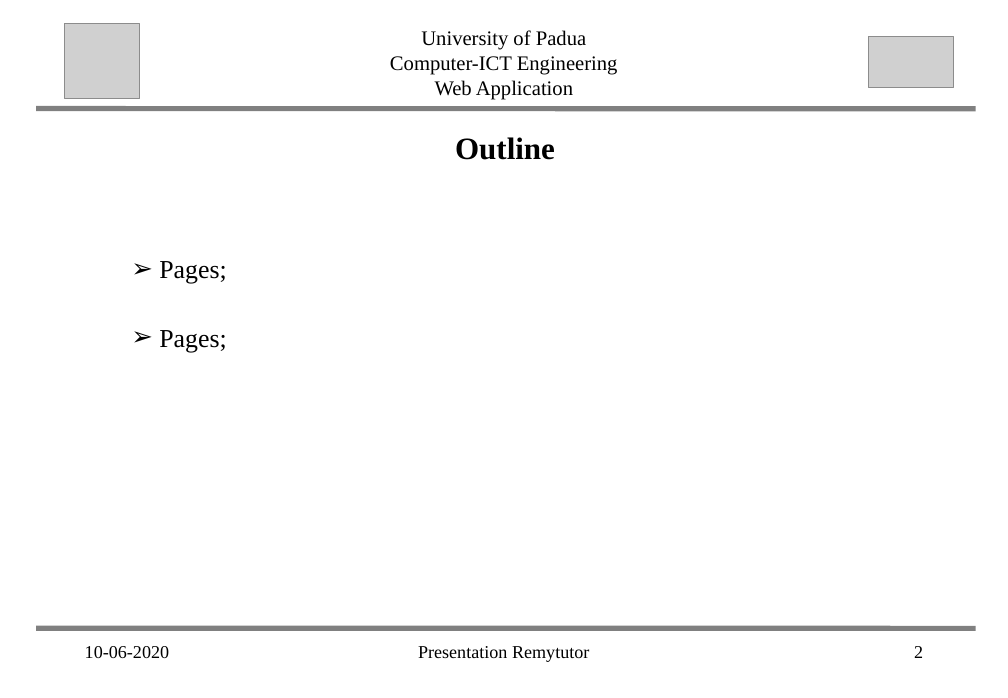
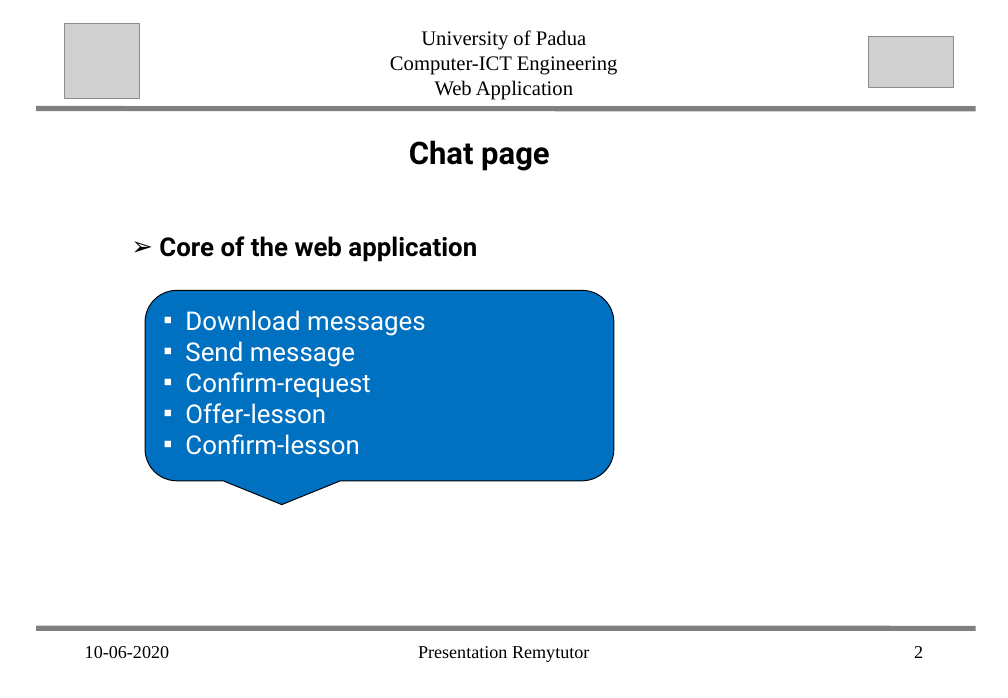
Before and after one commit to abahmadb/Web-Applications, a slide deck: slide 2 of HW2-RemyTutor-2019-2020 - Memen.ppt. Drawn at 1008x698 pixels with LibreOffice and Linux fonts; fonts in the diff are those of the drawing; grey boxes stand for pictures. Boxes give left, top, right and bottom in pixels: in the first picture for what was removed or moved away, otherwise in the second. Text is boxed around its words. In the diff, an @@ line names an element or a change of style, - is before the commit and + after.

```diff
--- a/HW2-RemyTutor-2019-2020 - Memen.ppt
+++ b/HW2-RemyTutor-2019-2020 - Memen.ppt
@@ text at [409, 140, 549, 171]: text changed; font Times New Roman to Roboto @@
-Outline
+Chat page
@@ text at [159, 236, 477, 262]: text changed; font Times New Roman to Roboto; bold on @@
-  ➢ Pages;
-  ➢ Pages;
+  ➢ Core of the web application
@@ rounded speech box added at [145, 290, 614, 481], fill #0070C0, outline #000000 0.74 pt, 20 pt, text #FFFFFF @@
+▪ Download messages
+▪ Send message
+▪ Confirm-request
+▪ Offer-lesson
+▪ Confirm-lesson
```
Also in this commit, not shown: 2 other slides changed.
